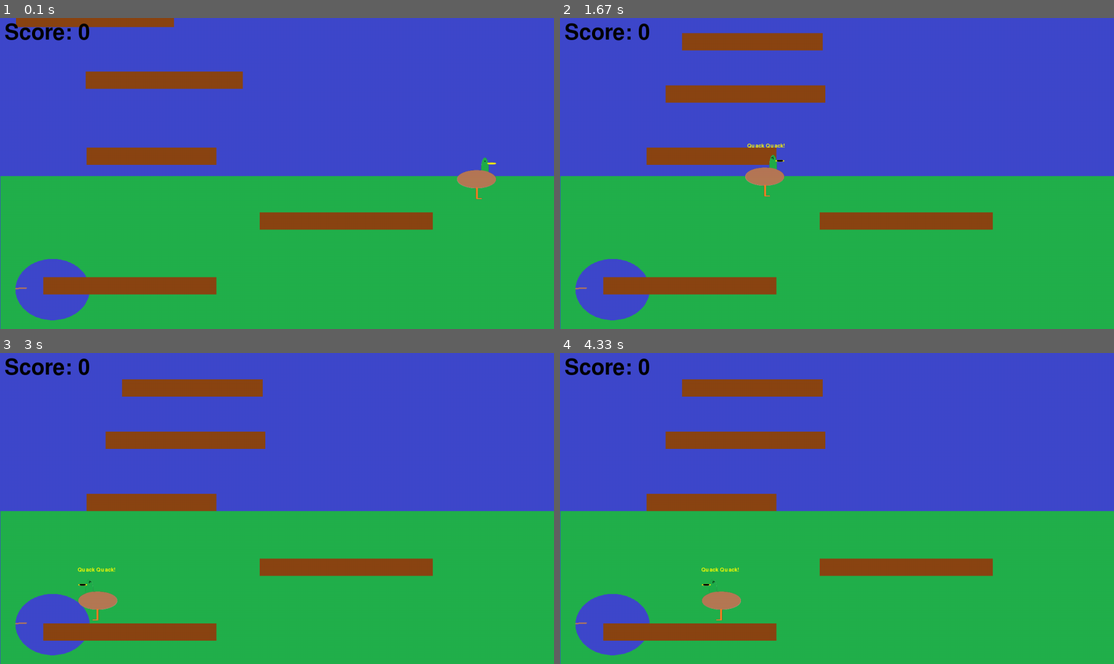
Above: before the commit, frames 1-4 (two rows, left to right).
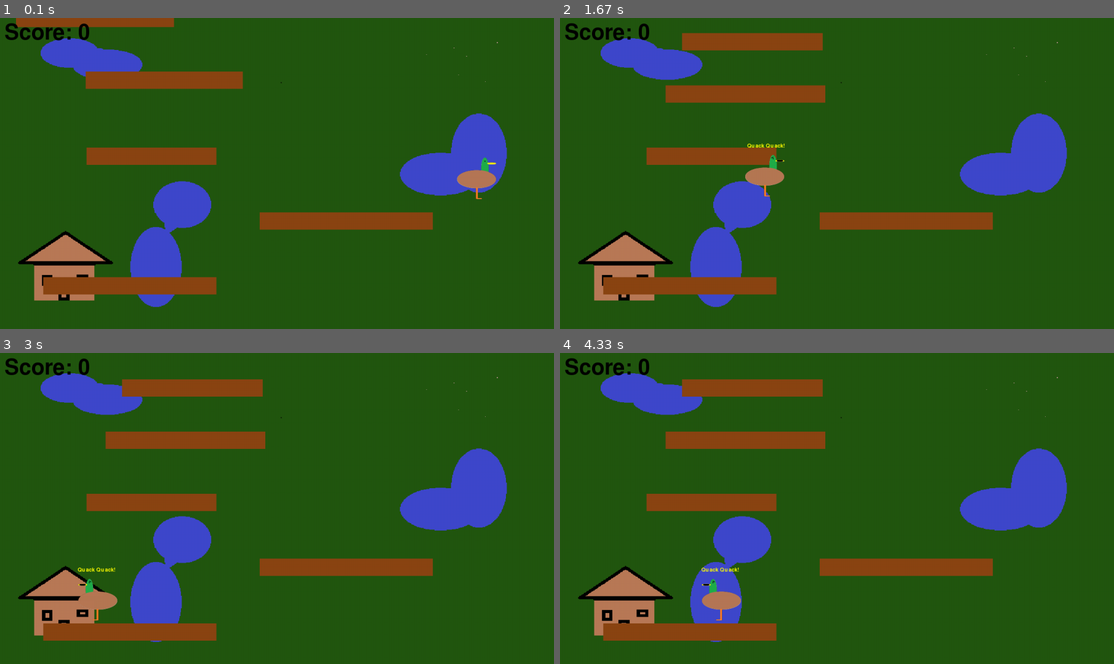
Above: after the commit, the same moments.

Repository: duckguy1208/tie-and-jon-pygame
Game: pygame game, started from main.py
The game is run twice, just before and just after one commit, with the same random seed, the same clock (stepped at 60 frames per second) and the same inputs.
Inputs:
- Up to frame 1 (0.1 s): no input
- Up to frame 2 (1.67 s): hold Right 0.33-0.8 s; hold R 0.83-1.13 s; hold Up 0.83-1.13 s; tap Space at 0.9, 1.23, 1.57 s; hold Up 1.17-1.47 s; hold Right from 1.5 s (still down)
- Up to frame 3 (3 s): tap Space at 1.87, 2.07, 2.37, 2.63, 2.93 s; release Right at 1.97 s; hold Left 2-2.53 s; hold Left 2.57-2.97 s
- Up to frame 4 (4.33 s): hold Up 3-3.37 s; tap Space at 3.07, 3.47, 3.77, 4.13 s; hold Right 3.4-4.03 s; hold Left from 4.07 s (still down)

The runs differ from the first frame. In frame 1, 89% of the frame differs, in the area x 0-100%, y 0-100%; in frame 2, 88%; in frame 3, 88%; in frame 4, 88%.

Commit message:
feat: use game assets for duck and backgrounds, implement win condition

Diff:
--- a/main.py
+++ b/main.py
@@ -38,9 +38,31 @@
     return Platform(x_pos, y_pos, width, 40)
 
 def main():
-    # Load background image once
-    background_image = pygame.image.load("assets/images/background_1.png")
-    background_image = pygame.transform.scale(background_image, (SCREEN_WIDTH, SCREEN_HEIGHT))
+    # Load background images
+    background_files = [
+        "game_background.png",
+        "background_sky1.png",
+        "background_sky2.png",
+        "background_sky3.png",
+        "background_sky4.png",
+        "background_sky5.png",
+        "background_space1.png",
+        "background_space2.png",
+        "background_space3.png",
+        "background_space4.png",
+        "background_blue.png",
+        "background_green.png",
+        "background_orange.png",
+        "background_purple.png",
+        "background_red.png",
+        "background_yellow.png"
+    ]
+
+    background_images = []
+    for f in background_files:
+        img = pygame.image.load(f"assets/images/{f}")
+        img = pygame.transform.scale(img, (SCREEN_WIDTH, SCREEN_HEIGHT))
+        background_images.append(img)
 
     font = pygame.font.Font(None, 74)
     small_font = pygame.font.Font(None, 36)
@@ -58,9 +80,10 @@
         s = 0
         mh = SCREEN_HEIGHT / 2
         go = False
-        return d, cy, p, hpy, s, mh, go
+        w = False
+        return d, cy, p, hpy, s, mh, go, w
 
-    duck, camera_y, platforms, highest_platform_y, score, max_height, game_over = reset_game()
+    duck, camera_y, platforms, highest_platform_y, score, max_height, game_over, won = reset_game()
 
     while True:
         # Process player inputs.
@@ -68,13 +91,13 @@
             if event.type == pygame.QUIT:
                 pygame.quit()
                 raise SystemExit
-            if game_over and event.type == pygame.KEYDOWN:
+            if (game_over or won) and event.type == pygame.KEYDOWN:
                 if event.key == pygame.K_r:
-                    duck, camera_y, platforms, highest_platform_y, score, max_height, game_over = reset_game()
+                    duck, camera_y, platforms, highest_platform_y, score, max_height, game_over, won = reset_game()
 
         dt = clock.tick(60)
 
-        if not game_over:
+        if not game_over and not won:
             # Decrement quack timer
             duck.quack_timer -= dt
             if duck.quack_timer < 0:
@@ -109,6 +132,11 @@
             if duck.pos.y < camera_y + SCREEN_HEIGHT / 2:
                 camera_y = duck.pos.y - SCREEN_HEIGHT / 2
 
+            # Check for win condition: passed all backgrounds
+            level_index = int(max(0, -camera_y) // SCREEN_HEIGHT)
+            if level_index >= len(background_images):
+                won = True
+
             # Procedural platform generation
             while highest_platform_y > camera_y - SCREEN_HEIGHT:
                 new_platform = generate_platform(platforms[-1])
@@ -123,7 +151,14 @@
                 game_over = True
 
         # Rendering
-        screen.blit(background_image, (0, 0))  # Draw the background image
+        # Determine current background
+        level_index = int(max(0, -camera_y) // SCREEN_HEIGHT)
+        if level_index < len(background_images):
+            current_bg = background_images[level_index]
+        else:
+            current_bg = background_images[-1] # Fallback to last background
+
+        screen.blit(current_bg, (0, 0))  # Draw the background image
 
         # Render platforms
         for p in platforms:
@@ -136,16 +171,20 @@
         score_text = font.render(f"Score: {score}", True, (0, 0, 0))
         screen.blit(score_text, (10, 10))
 
-        if game_over:
+        if game_over or won:
             # Dim the screen
             overlay = pygame.Surface((SCREEN_WIDTH, SCREEN_HEIGHT), pygame.SRCALPHA)
             overlay.fill((0, 0, 0, 150))
             screen.blit(overlay, (0, 0))
 
-            game_over_text = font.render("GAME OVER", True, (255, 255, 255))
+            if won:
+                title_text = font.render("YOU WIN!", True, (255, 255, 0))
+            else:
+                title_text = font.render("GAME OVER", True, (255, 255, 255))
+
             restart_text = small_font.render("Press R to Restart", True, (255, 255, 255))
 
-            screen.blit(game_over_text, (SCREEN_WIDTH // 2 - game_over_text.get_width() // 2, SCREEN_HEIGHT // 2 - 50))
+            screen.blit(title_text, (SCREEN_WIDTH // 2 - title_text.get_width() // 2, SCREEN_HEIGHT // 2 - 50))
             screen.blit(restart_text, (SCREEN_WIDTH // 2 - restart_text.get_width() // 2, SCREEN_HEIGHT // 2 + 50))
 
         pygame.display.flip()  # Refresh on-screen display
--- a/object.py
+++ b/object.py
@@ -24,9 +24,8 @@
         # For quack text display
         self.quack_text = None
         self.quack_timer = 0
-        # Load player image once (duck.png) from package assets
-        assets_dir = os.path.join(os.path.dirname(__file__), 'image.assets')
-        img_path = os.path.join(assets_dir, 'duck.png')
+        # Load player image once (duck.png) from assets/sprites
+        img_path = os.path.join('assets', 'sprites', 'duck.png')
         try:
             self.player_img = pygame.image.load(img_path).convert_alpha()
             # Scale the image down to the configured sprite size
@@ -36,8 +35,8 @@
             self.player_img = pygame.Surface((self.sprite_size, self.sprite_size), pygame.SRCALPHA)
             pygame.draw.circle(self.player_img, pygame.Color(self.color), (self.sprite_size//2, self.sprite_size//2), self.sprite_size//2)
 
-        # Load quack image (duck_quack.png) if it exists
-        quack_img_path = os.path.join(assets_dir, 'duck_quack.png')
+        # Load quack image (duck_quack.png) from assets/sprites
+        quack_img_path = os.path.join('assets', 'sprites', 'duck_quack.png')
         try:
             self.quack_img = pygame.image.load(quack_img_path).convert_alpha()
             self.quack_img = pygame.transform.smoothscale(self.quack_img, (self.sprite_size, self.sprite_size))
--- /dev/null
+++ b/test_assets.py
@@ -0,0 +1,77 @@
+import os
+import pygame
+import pytest
+
+# Use dummy video driver for headless testing
+os.environ['SDL_VIDEODRIVER'] = 'dummy'
+
+def test_background_loading():
+    pygame.init()
+    SCREEN_WIDTH = 1280
+    SCREEN_HEIGHT = 720
+
+    background_files = [
+        "game_background.png",
+        "background_sky1.png",
+        "background_sky2.png",
+        "background_sky3.png",
+        "background_sky4.png",
+        "background_sky5.png",
+        "background_space1.png",
+        "background_space2.png",
+        "background_space3.png",
+        "background_space4.png",
+        "background_blue.png",
+        "background_green.png",
+        "background_orange.png",
+        "background_purple.png",
+        "background_red.png",
+        "background_yellow.png"
+    ]
+
+    for f in background_files:
+        path = os.path.join("assets", "images", f)
+        assert os.path.exists(path), f"Background file {path} missing"
+        img = pygame.image.load(path)
+        assert img.get_width() > 0
+        assert img.get_height() > 0
+
+def test_duck_assets():
+    pygame.init()
+    duck_path = os.path.join("assets", "sprites", "duck.png")
+    quack_path = os.path.join("assets", "sprites", "duck_quack.png")
+
+    assert os.path.exists(duck_path), "duck.png missing"
+    assert os.path.exists(quack_path), "duck_quack.png missing"
+
+def test_win_condition_logic():
+    SCREEN_HEIGHT = 720
+    num_backgrounds = 16
+
+    # Starting state
+    camera_y = 0
+    level_index = int(max(0, -camera_y) // SCREEN_HEIGHT)
+    assert level_index == 0
+    won = level_index >= num_backgrounds
+    assert not won
+
+    # Move up one level
+    camera_y = -SCREEN_HEIGHT - 100
+    level_index = int(max(0, -camera_y) // SCREEN_HEIGHT)
+    assert level_index == 1
+    won = level_index >= num_backgrounds
+    assert not won
+
+    # Move to last level
+    camera_y = - (num_backgrounds - 1) * SCREEN_HEIGHT - 100
+    level_index = int(max(0, -camera_y) // SCREEN_HEIGHT)
+    assert level_index == num_backgrounds - 1
+    won = level_index >= num_backgrounds
+    assert not won
+
+    # Move past last level
+    camera_y = - num_backgrounds * SCREEN_HEIGHT - 100
+    level_index = int(max(0, -camera_y) // SCREEN_HEIGHT)
+    assert level_index == num_backgrounds
+    won = level_index >= num_backgrounds
+    assert won
Not shown, changed: TODO.md
